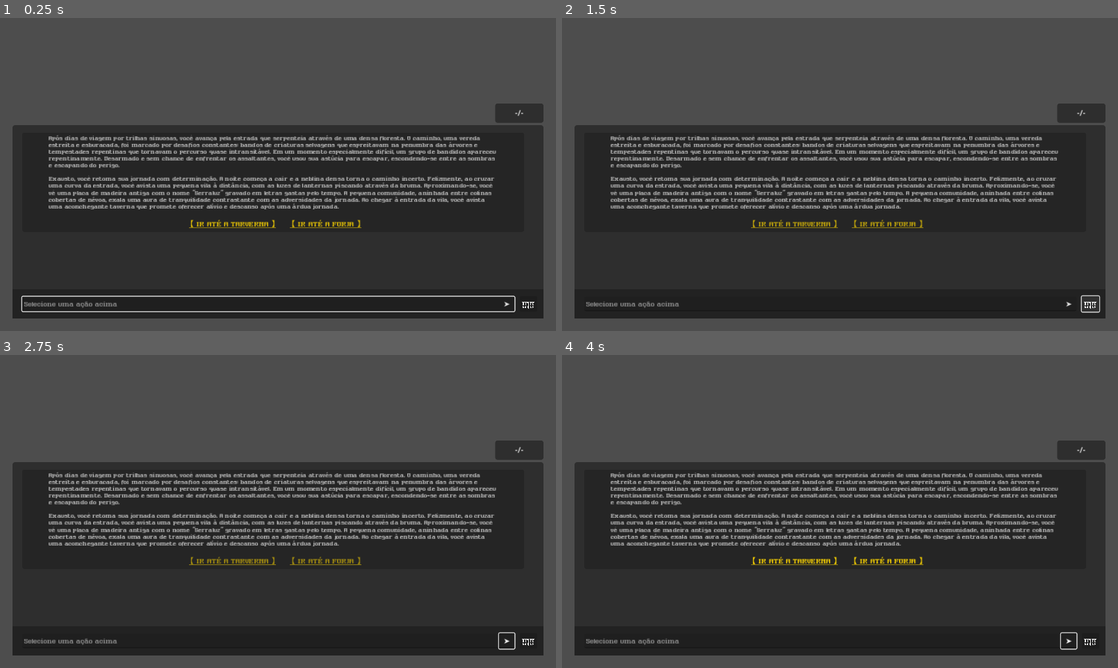
Above: before the commit, frames 1-4 (two rows, left to right).
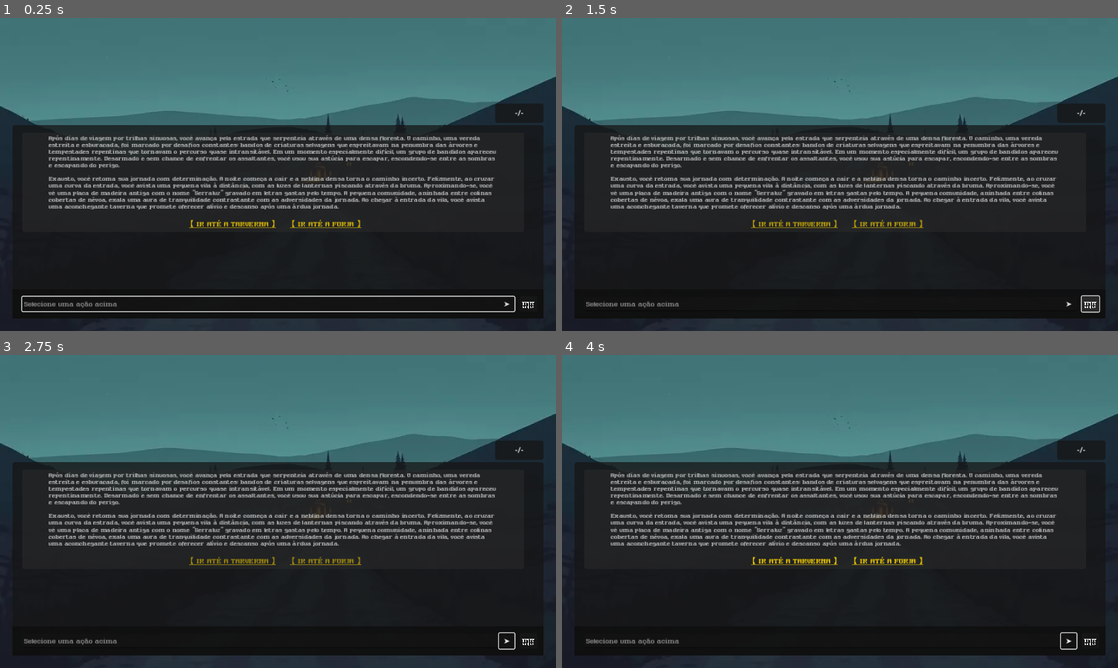
Above: after the commit, the same moments.

Repository: kelbg/serraluz
Game: Godot game, scene res://main.tscn
Same seed, same stepped clock (60 frames per second), same inputs: the game is played once before the commit and once after it. The engine's default icon, where the game draws it, is replaced by a stand-in: a white triangle on a blue panel in a dark square. Sound files missing from this copy of the repository are replaced by a short silence.
Inputs:
- Up to frame 1 (0.25 s): no input
- Up to frame 2 (1.5 s): click "➤" at 0.5 s; click "🗑️" at 1.25 s
- Up to frame 3 (2.75 s): click "➤" at 2 s
- Up to frame 4 (4 s): click "🗑️" at 2.75 s; click "➤" at 3.5 s

The runs differ from the first frame. In frame 1, 41% of the frame differs, in the area x 0-100%, y 0-100%; in frame 2, 41%; in frame 3, 41%; in frame 4, 41%.
Error in both runs: Trying to return value of type "Nil" from a function whose return type is "String". (res://scripts/GameController.gd:66)

Commit message:
add background image

Diff:
--- a/components/message_container.tscn
+++ b/components/message_container.tscn
@@ -9,7 +9,7 @@
 content_margin_top = 5.0
 content_margin_right = 5.0
 content_margin_bottom = 5.0
-bg_color = Color(0.144063, 0.144063, 0.144063, 1)
+bg_color = Color(0.172833, 0.172833, 0.172833, 0.501961)
 corner_radius_top_left = 5
 corner_radius_top_right = 5
 corner_radius_bottom_right = 5
--- a/components/system_message_container.tscn
+++ b/components/system_message_container.tscn
@@ -7,7 +7,7 @@
 content_margin_top = 5.0
 content_margin_right = 5.0
 content_margin_bottom = 5.0
-bg_color = Color(0.144063, 0.144063, 0.144063, 1)
+bg_color = Color(0.172549, 0.172549, 0.172549, 0.501961)
 corner_radius_top_left = 5
 corner_radius_top_right = 5
 corner_radius_bottom_right = 5
--- a/main.tscn
+++ b/main.tscn
@@ -6,13 +6,14 @@
 [ext_resource type="Texture2D" uid="uid://b2b41tv6pcjij" path="res://characters/graldor0.png" id="2_ivcat"]
 [ext_resource type="Resource" uid="uid://orub857ckp64" path="res://characters/Graldor.tres" id="2_n83vv"]
 [ext_resource type="AudioStream" uid="uid://bh5hgfg5asffm" path="res://sfx/typing_01_1.5x.ogg" id="3_6keju"]
+[ext_resource type="Texture2D" uid="uid://b61vkhvedvm3l" path="res://tavern0.webp" id="3_wdt6t"]
 [ext_resource type="Resource" uid="uid://d34m1hlwqteux" path="res://characters/Player.tres" id="4_tyhv1"]
 [ext_resource type="Resource" uid="uid://coxqver5b5p4d" path="res://characters/Lirian.tres" id="6_555lu"]
 [ext_resource type="PackedScene" uid="uid://b6urc3lubjr4k" path="res://components/system_message_container.tscn" id="7_7rqwm"]
 [ext_resource type="FontFile" uid="uid://gc62kgbwdw2" path="res://fonts/RulerGold.ttf" id="8_vtrk3"]
 
 [sub_resource type="StyleBoxFlat" id="StyleBoxFlat_mial8"]
-bg_color = Color(0.180392, 0.180392, 0.180392, 1)
+bg_color = Color(0.0846899, 0.0846899, 0.0846899, 0.752941)
 corner_radius_top_left = 5
 corner_radius_top_right = 5
 corner_radius_bottom_right = 5
@@ -23,7 +24,7 @@
 content_margin_top = 15.0
 content_margin_right = 60.0
 content_margin_bottom = 15.0
-bg_color = Color(0.133333, 0.133333, 0.133333, 1)
+bg_color = Color(0.051971, 0.051971, 0.051971, 0.752941)
 
 [sub_resource type="StyleBoxFlat" id="StyleBoxFlat_r25pw"]
 content_margin_left = 10.0
@@ -53,6 +54,16 @@
 anchor_bottom = 1.0
 grow_horizontal = 2
 grow_vertical = 2
+
+[node name="BackgroundImage" type="TextureRect" parent="UI"]
+layout_mode = 1
+anchors_preset = 15
+anchor_right = 1.0
+anchor_bottom = 1.0
+grow_horizontal = 2
+grow_vertical = 2
+texture = ExtResource("3_wdt6t")
+stretch_mode = 6
 
 [node name="ResponseLengthContainer" type="PanelContainer" parent="UI"]
 layout_mode = 0
Not shown: 1 places in main.tscn that only renumber resources
Binary file added: tavern0.webp
Not shown, added: tavern0.webp.import
Binary file added: tavern1.webp
Not shown, added: tavern1.webp.import
